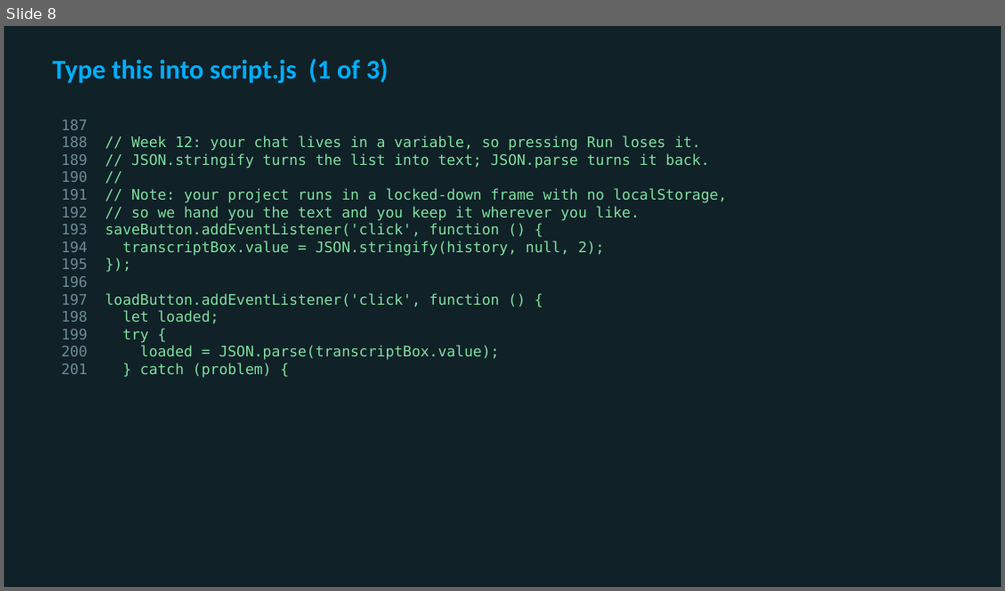
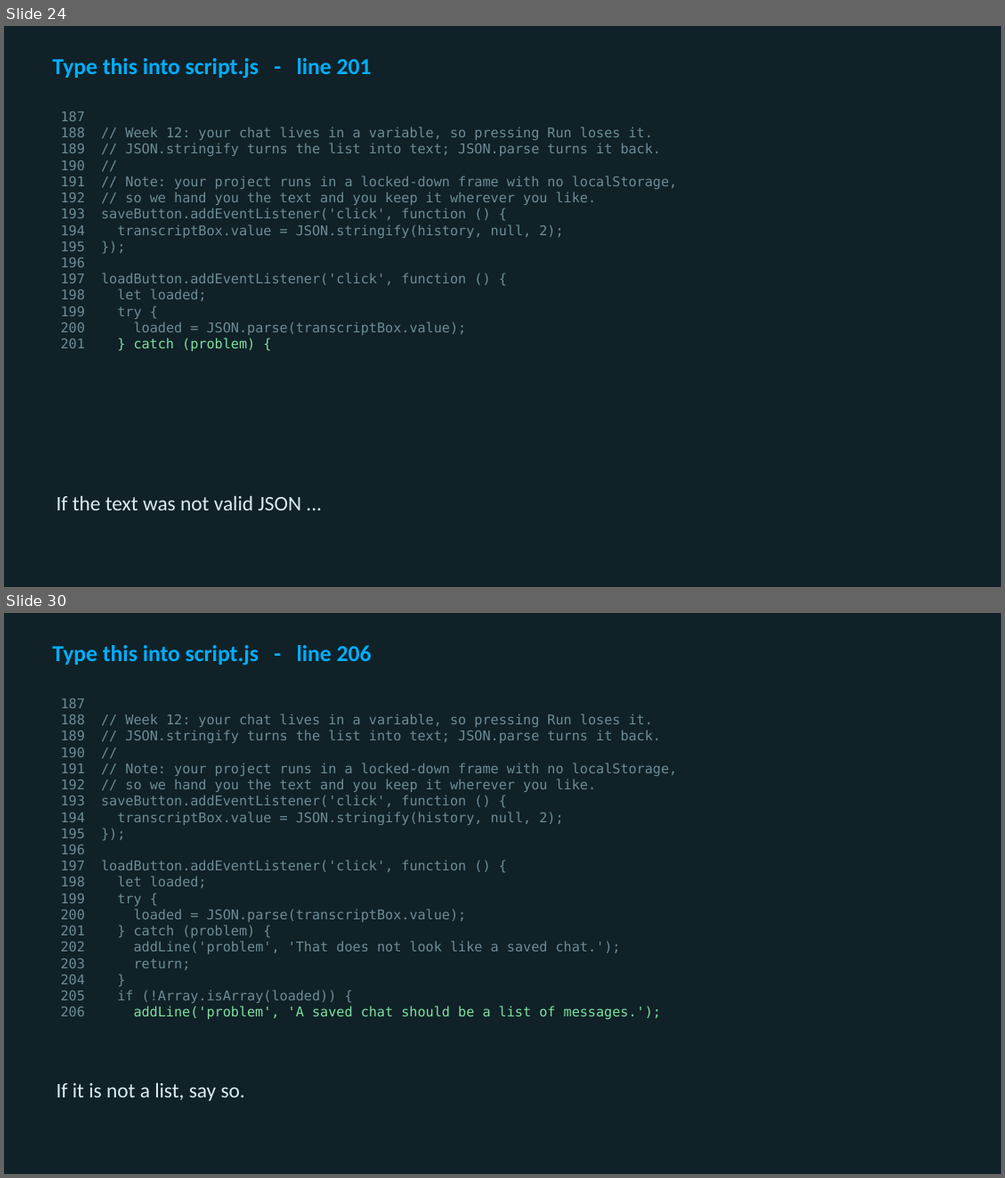
Before and after one commit to utgapps/utgapps.github.io, a slide deck: ai101/slides/week-12.pptx. Shown one above the other, each under a label of ours: slide 8 before the commit, slides 24 and 30 after it; the slides between them are not shown. The pictures are 1005x591 and 1005x1178 pixels, drawn with LibreOffice and Linux fonts; fonts in the diff are those of the drawing. Boxes give left, top, right and bottom in pixels: in the first picture for what was removed or moved away, otherwise in the second. Text is boxed around its words. In the diff, an @@ line names an element or a change of style, - is before the commit and + after.

```diff
--- a/ai101/slides/week-12.pptx
+++ b/ai101/slides/week-12.pptx
@@ slide 30 added at <box>4,613,1001,1174</box>, background #102127 @@
@@ text added at <box>52,645,372,666</box>, 22 pt, text #01AEFD, bold @@
+Type this into script.js - line 206
@@ text added at <box>61,698,678,1019</box>, 13 pt, text #6D8C97 @@
+187
+188 // Week 12: your chat lives in a variable, so pressing Run loses it.
+189 // JSON.stringify turns the list into text; JSON.parse turns it back.
+190 //
+191 // Note: your project runs in a locked-down frame with no localStorage,
+192 // so we hand you the text and you keep it wherever you like.
+193 saveButton.addEventListener('click', function () {
+194 transcriptBox.value = JSON.stringify(history, null, 2);
+195 });
+196
+197 loadButton.addEventListener('click', function () {
+198 let loaded;
+199 try {
+200 loaded = JSON.parse(transcriptBox.value);
+201 } catch (problem) {
+202 addLine('problem', 'That does not look like a saved chat.');
+203 return;
+204 }
+205 if (!Array.isArray(loaded)) {
+206 addLine('problem', 'A saved chat should be a list of messages.');
@@ text added at <box>57,1082,245,1101</box>, 20 pt, text #DCECEF @@
+If it is not a list, say so.
@@ what was slide 8 is now slide 24 @@
@@ slide 24 changed as well @@
@@ text at <box>52,58,372,79</box>: text changed; size 26 to 22 pt @@
-Type this into script.js (1 of 3)
+Type this into script.js - line 201
@@ text "187": place and size @@
-text "187" at <box>61,119,727,378</box>
+text "187" at <box>61,111,678,351</box>
@@ text "187" at <box>61,111,678,351</box>: size 14 to 13 pt; text colour #7FE0A0 to #6D8C97 in "// Week 12: your chat lives in ...", "// JSON.stringify turns the list into text; ...", "//", "// Note: your project runs in a ..." and 8 more places @@
@@ text added at <box>57,495,301,510</box>, 20 pt, text #DCECEF @@
+If the text was not valid JSON ...
```
Also in this commit, not shown: 3 other slides changed, 52 other slides added, 1 slide removed, 32 other files.
